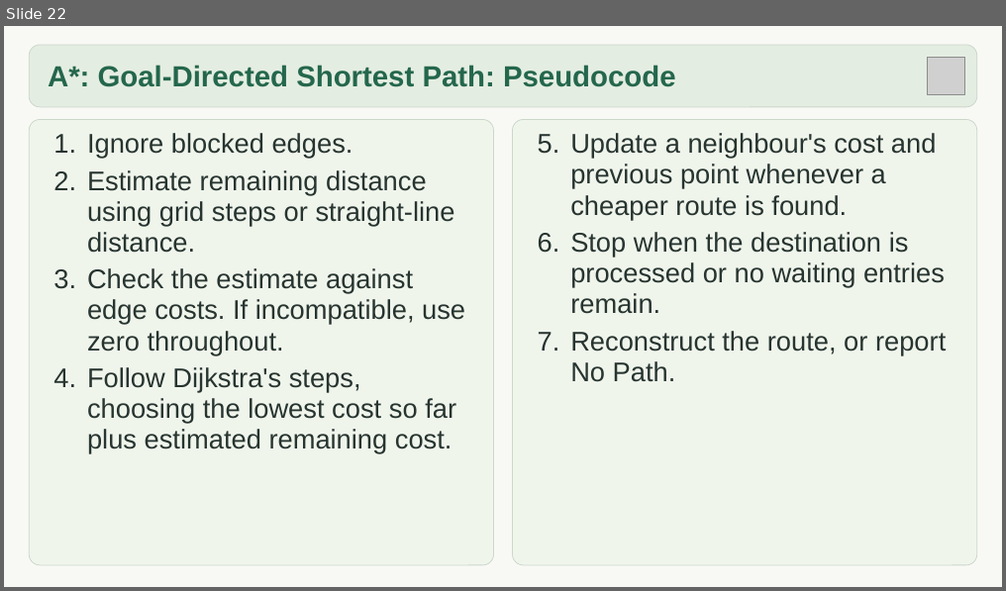
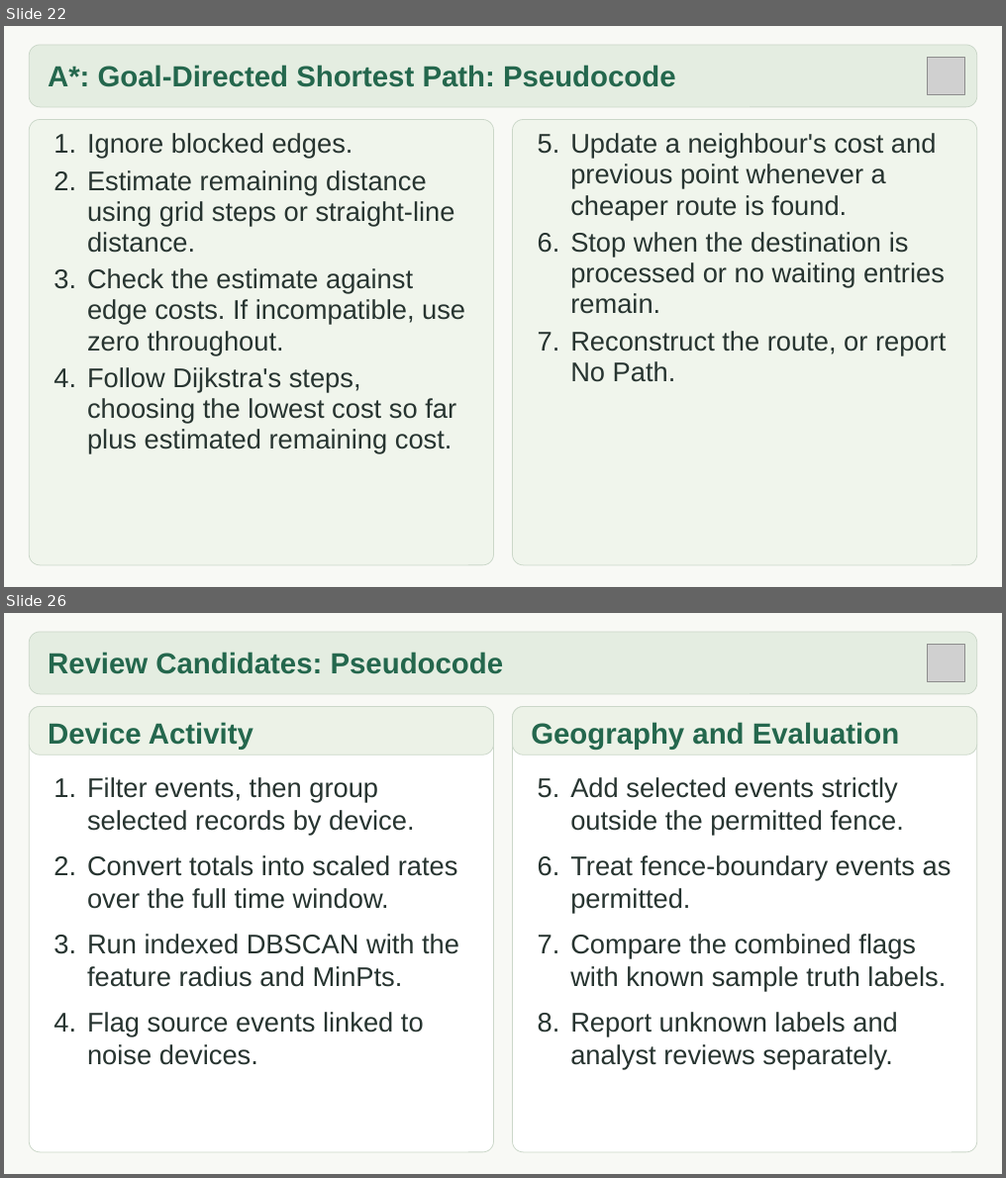
Before and after one commit to b425050-prog/GeoViz-Computational-Geometry-Visualizer-, a slide deck: docs/GeoViz_Presentation.pptx. Shown one above the other, each under a label of ours: slide 22 before the commit, slides 22 and 26 after it; the slides between them are not shown. The pictures are 1006x591 and 1006x1178 pixels, drawn with LibreOffice and Linux fonts; fonts in the diff are those of the drawing; grey boxes stand for pictures. Boxes give left, top, right and bottom in pixels: in the first picture for what was removed or moved away, otherwise in the second. Text is boxed around its words. In the diff, an @@ line names an element or a change of style, - is before the commit and + after.

Commit message:
Update the final GeoViz presentation and submission documents
Publish the latest saved 27-slide class presentation, including all ten algorithm modes and spatial security analysis. Confirm the complete 41-page report and its editable source match the latest final copies. Add SHA-256 document checksums, describe the current submission, and link the repository ZIP so downloads include the current documents. Recheck all nine local CTest suites, presentation package/layout integrity, documentation links and the Windows portable package at three display sizes.

```diff
--- a/docs/GeoViz_Presentation.pptx
+++ b/docs/GeoViz_Presentation.pptx
@@ slide 26 added at (4, 613, 1002, 1174), background #F8F9F5 @@
@@ rounded rectangle added at (29, 632, 977, 694), fill #E4EDE1, outline #CBD7C9 0.75 pt @@
@@ text added at (48, 652, 504, 674), 28 pt, text #24674D, bold @@
+Review Candidates: Pseudocode
@@ picture added at (927, 645, 964, 682) @@
@@ rounded rectangle added at (29, 707, 494, 1153), fill #FFFFFF, outline #CBD7C9 0.75 pt @@
@@ rounded rectangle added at (29, 707, 494, 756), fill #ECF2E7, outline #CBD7C9 0.75 pt @@
@@ text added at (48, 722, 253, 750), 28 pt, text #24674D, bold @@
+Device Activity
@@ rounded rectangle added at (512, 707, 977, 1153), fill #FFFFFF, outline #CBD7C9 0.75 pt @@
@@ rounded rectangle added at (512, 707, 977, 756), fill #ECF2E7, outline #CBD7C9 0.75 pt @@
@@ text added at (531, 722, 899, 750), 28 pt, text #24674D, bold @@
+Geography and Evaluation
@@ text added at (87, 777, 459, 1065), 26 pt, text #273430 @@
+1. Filter events, then group selected records by device.
+2. Convert totals into scaled rates over the full time window.
+3. Run indexed DBSCAN with the feature radius and MinPts.
+4. Flag source events linked to noise devices.
@@ text added at (570, 777, 951, 1069), 26 pt, text #273430 @@
+5. Add selected events strictly outside the permitted fence.
+6. Treat fence-boundary events as permitted.
+7. Compare the combined flags with known sample truth labels.
+8. Report unknown labels and analyst reviews separately.
```
Also in this commit, not shown: 1 slide changed, 3 other slides added, 2 other files.
